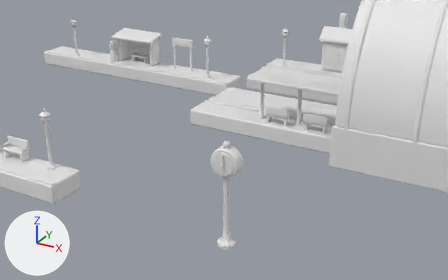
Two versions of the glTF model public/models/buildings.glb, one commit apart.
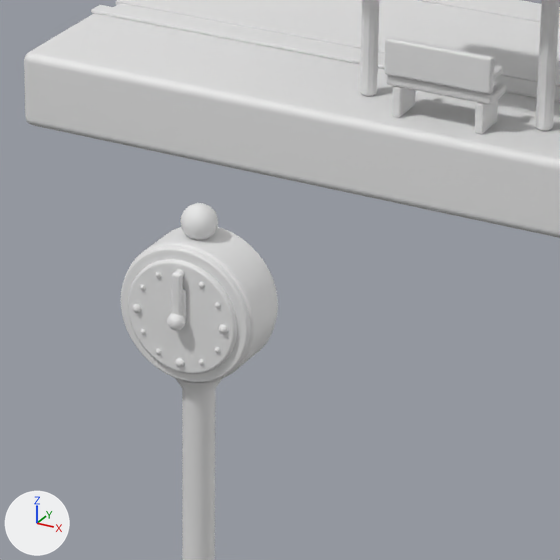
Old and new are each drawn from a 50 mm lens placed at (357.1, -472.2, 187.8), pointed at (213.7, -211.4, 57.4) and again close up on the part from 41% to 67% of the width and 35% to 77% of the height. The lights are fixed; the arrows at lower left show +X, +Y and +Z. The older version's two pictures come first. Where no turn or scale is listed for an object, it has been applied to the vertices. Vertices at exactly the same position are counted once.
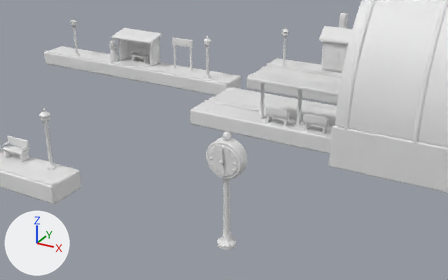
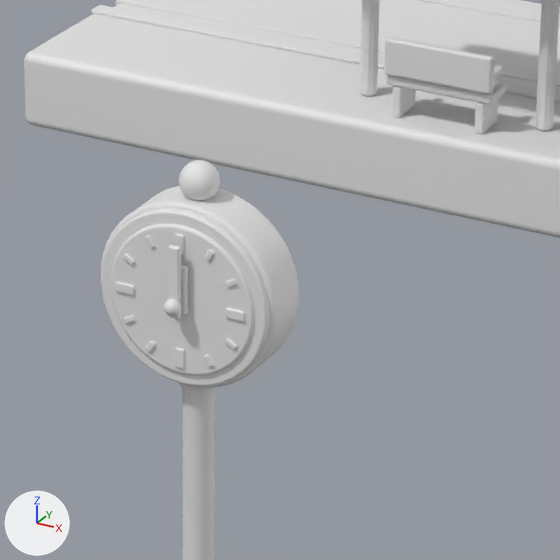
ob_bldg_station_clock_hour_0 is not drawn itself; it is the parent of ob_bldg_station_clock_lacquer__2a2b2e_001.
ob_bldg_station_clock_minute_1 is not drawn itself; it is the parent of ob_bldg_station_clock_lacquer__2a2b2e_003.

Pixel boxes [x1, y1, x2, y2] of what changed, in the close-ups (560 x 560 px; the box of a moved part takes in the faces that stretch with it):
'Mesh_412', reshaped
    before: [124, 227, 277, 560]
    after: [100, 186, 299, 560]
'Mesh_414', reshaped (32% wider, 32% taller)
    before: [128, 259, 237, 374]
    after: [110, 224, 254, 376]
'Mesh_411', reshaped (21% wider, 18% taller)
    before: [120, 227, 278, 382]
    after: [101, 203, 292, 386]
'Mesh_413', reshaped (8% wider, 11% taller)
    before: [180, 203, 218, 240]
    after: [179, 160, 220, 201]
'Mesh_416', moved
    before: [172, 272, 183, 315]
    after: [168, 245, 181, 319]
'Mesh_415', moved
    before: [171, 289, 186, 319]
    after: [181, 265, 188, 315]
part 1 of me_mesh_411, moved or reshaped
    before: [167, 314, 186, 331]
    after: [164, 299, 182, 316]
part 2 of me_mesh_411, rebuilt (30% wider, 31% taller)
    before: [120, 246, 250, 382]
    after: [101, 208, 270, 386]
part 3 of me_mesh_411, rebuilt (mostly hidden)
    before: [217, 227, 278, 323]
    after: [249, 203, 292, 257]
part 4 of me_mesh_411, deleted
    before: [132, 269, 228, 365]
part 5 of me_mesh_411, built on
    before: [175, 358, 184, 367]
    after: [115, 233, 245, 369]
part 6 of me_mesh_412, moved or reshaped
    before: [124, 227, 277, 382]
    after: [100, 186, 299, 388]

Edits to the bpy script that builds the scene:
```text
Add mat_lacquer__ffffff:
    mat_lacquer__ffffff = principled_material('lacquer #ffffff')
    mat_lacquer__ffffff.base_color = (0.8, 0.8, 0.8)  # white #e7e7e7
Change me_mesh_411:
    used by ob_mesh_411; location = (15.0, -31.0, -42.0)
    remove me_mesh_411.from_pydata(...)  # 2944 vertices, 5776 faces; spans x 197.3..212.7, y -195.0..-183.0, z 84.3..99.7
    add me_mesh_411.from_pydata(...)  # 3248 vertices, 6384 faces; spans x 195.0..215.0, y -195.7..-182.2, z 84.0..104.0
    me_mesh_411 part 1: the loose piece of 86 vertices spanning x 204.0..206.0, y -195.0..-193.0, z 91.0..93.0 is moved by (0.0, -0.8, 2.0)
    me_mesh_411 part 2: the loose piece of 354 vertices spanning x 197.3..212.7, y -192.6..-191.0, z 84.3..99.7 is rebuilt with 386 vertices and now spans x 195.0..215.0, y -192.8..-191.0, z 84.0..104.0
    me_mesh_411 part 3: the loose piece of 354 vertices spanning x 197.3..212.7, y -187.0..-185.4, z 84.3..99.7 is rebuilt with 386 vertices and now spans x 195.0..215.0, y -187.0..-185.2, z 84.0..104.0
    me_mesh_411 part 4: 22 loose pieces with 1892 vertices, spanning x 199.3..210.7, y -193.7..-184.3, z 87.2..97.7, are deleted
    me_mesh_411 part 5: 86 vertices removed from x 204.5..205.5, y -193.7..-192.7, z 86.3..87.3; 1152 vertices added at x 197.2..212.7, y -193.4..-192.9, z 86.3..101.7
    other edits to the shape of me_mesh_411 do not show in these pictures
Change me_mesh_412:
    used by ob_mesh_412; location = (15.0, -31.0, -42.0)
    remove me_mesh_412.from_pydata(...)  # 546 vertices, 1084 faces; spans x 197.0..213.0, y -194.0..-184.0, z 42.0..100.0
    add me_mesh_412.from_pydata(...)  # 562 vertices, 1116 faces; spans x 194.4..215.6, y -194.0..-184.0, z 42.0..104.6
    me_mesh_412 part 6: 364 vertices moved from x 197.0..213.0, y -192.0..-186.0, z 84.0..100.0 to x 194.4..215.6, y -192.0..-186.0, z 83.4..104.6; 6 vertices removed from x 205.0..212.3, y -192.0..-186.0, z 87.0..92.0; 22 vertices added at x 205.0..214.8, y -192.0..-186.0, z 85.6..94.0
Change me_mesh_413:
    used by ob_mesh_413; location = (15.0, -31.0, -42.0)
    remove me_mesh_413.from_pydata(...)  # 146 vertices, 288 faces; spans x 203.01..207.01, y -191.0..-187.0, z 99.49..103.49
    add me_mesh_413.from_pydata(...)  # 146 vertices, 288 faces; spans x 202.79..207.2, y -191.19..-186.78, z 104.0..108.41
    me_mesh_413 part 7: 146 of 146 vertices moved; they spanned x 203.01..207.01, y -191.0..-187.0, z 99.49..103.49 and now span x 202.79..207.2, y -191.19..-186.78, z 104.0..108.41; mean shift (0.0, 0.0, 4.7)
Change me_mesh_414:
    used by ob_mesh_414; location = (15.0, -31.0, -42.0)
    remove me_mesh_414.from_pydata(...)  # 612 vertices, 1216 faces; spans x 198.52..211.47, y -193.19..-184.78, z 85.51..98.49
    remove me_mesh_414.materials.append(mat_lacquer__f6f3ec)  # white #e7e7e7
    add me_mesh_414.from_pydata(...)  # 772 vertices, 1536 faces; spans x 196.41..213.6, y -193.19..-184.78, z 85.4..102.6
    me_mesh_414 part 8: the loose piece of 306 vertices spanning x 198.52..211.47, y -193.19..-191.19, z 85.51..98.49 is rebuilt with 386 vertices and now spans x 196.41..213.6, y -193.19..-191.19, z 85.4..102.6, in mat_lacquer__ffffff (white #e7e7e7)
    other edits to the shape of me_mesh_414 do not show in these pictures
    add me_mesh_414.materials.append(mat_lacquer__ffffff)  # white #e7e7e7
Change ob_bldg_station_clock_hour_0:
    ob_bldg_station_clock_hour_0.location: (0.0, -4.5, 50.0) -> (0.0, -4.65, 52.0)
Change ob_bldg_station_clock_minute_1:
    ob_bldg_station_clock_minute_1.location: (0.0, -4.8, 50.0) -> (0.0, -5.4, 52.0)
```
